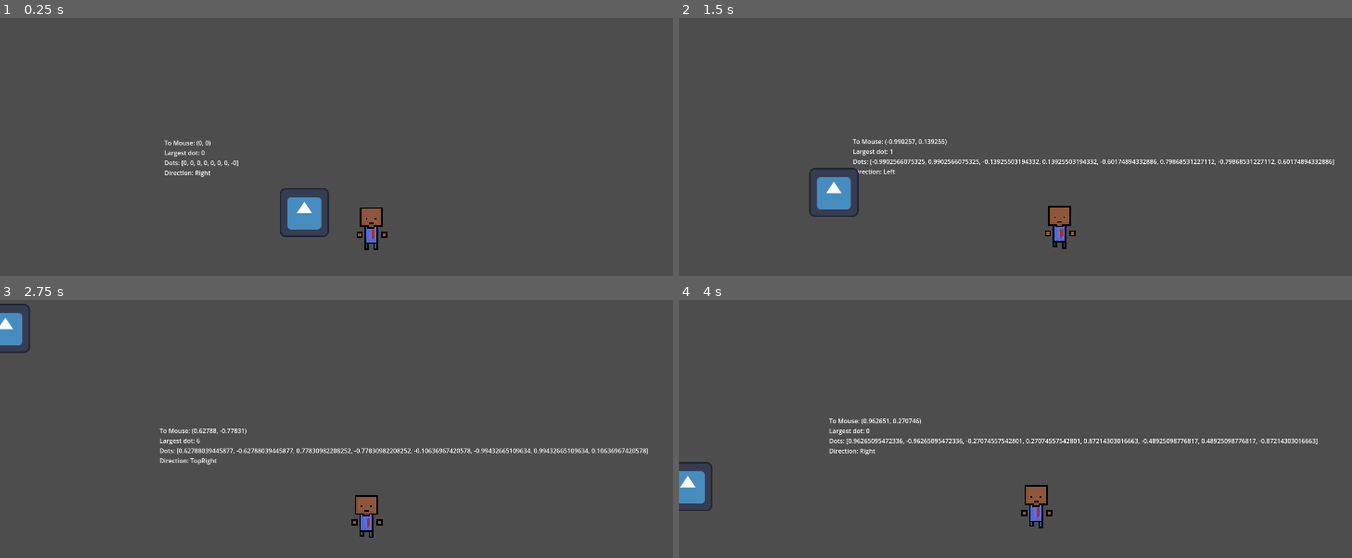
Above: before the commit, frames 1-4 (two rows, left to right).
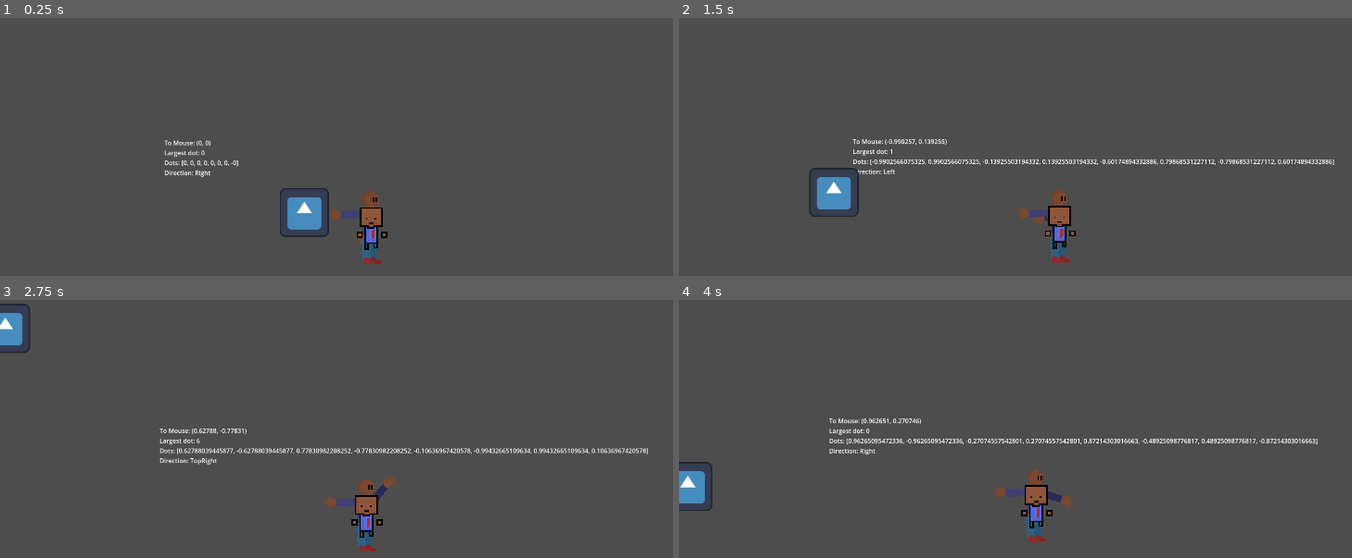
Above: after the commit, the same moments.

Repository: KarumGhag/Hitman-5
Game: Godot game, scene res://World/world.tscn
The game is run twice, just before and just after one commit, with the same random seed, the same clock (stepped at 60 frames per second) and the same inputs. The engine's default icon, where the game draws it, is replaced by a stand-in: a white triangle on a blue panel in a dark square.
Inputs (mouse positions are in pixels of both pictures, inside the frame that each line leads up to):
- Up to frame 1 (0.25 s): no input
- Up to frame 2 (1.5 s): tap Enter at 0.5 s; move the mouse to (1210, 203) at 0.52 s; hold D (right) 0.53-1.28 s; move the mouse to (901, 247) at 1.27 s; hold S (down) from 1.28 s (still down)
- Up to frame 3 (2.75 s): move the mouse to (444, 416) at 2.02 s; release S (down) at 2.03 s; hold D (right) from 2.03 s (still down)
- Up to frame 4 (4 s): move the mouse to (outside the picture) at 2.77 s; release D (right) at 2.78 s; hold W (up) 2.78-3.53 s; tap Space at 3.5 s; move the mouse to (outside the picture) at 3.52 s; hold A (left) from 3.53 s (still down)

The runs differ from the first frame. In frame 1, 0.5% of the frame differs, in the area x 48-57%, y 67-96%; in frame 2, 0.5%; in frame 3, 0.5%; in frame 4, 0.5%, in the area x 46-59%, y 65-94%.

Commit message:
small changes

Diff:
--- a/Player/player.gd
+++ b/Player/player.gd
@@ -14,7 +14,6 @@
 
 @export_subgroup("Visuals")
 @export var animator : AnimationPlayer
-@export var otherAnimator : AnimationPlayer
 
 @export_subgroup("Bones")
 @export var skeleton : Skeleton2D
@@ -54,18 +53,10 @@
 	rightArm.look_at(get_global_mouse_position())
 
 	if direction:
-		animator.play("Walk")
-		otherAnimator.play("FrontWalk")
+		animator.play("FrontWalk")
 
 	else:
 		animator.play("Idle")
-		otherAnimator.play("Idle")
-
-
-	if get_global_mouse_position().x < global_position.x:
-		skeleton.scale.x = -1
-	else:
-		skeleton.scale.x = 1
 
 
 	directionToMouse = (global_position.direction_to(mousePosition)).normalized()
--- a/Player/player.tscn
+++ b/Player/player.tscn
@@ -143,11 +143,10 @@
 "Idle": SubResource("Animation_n00ok")
 }
 
-[node name="Player" type="CharacterBody2D" node_paths=PackedStringArray("animator", "otherAnimator", "skeleton", "rightArm", "debugText") groups=["Player"]]
+[node name="Player" type="CharacterBody2D" node_paths=PackedStringArray("animator", "skeleton", "rightArm", "debugText") groups=["Player"]]
 script = ExtResource("1_bvebw")
 accel = 0.25
 animator = NodePath("AnimationPlayer")
-otherAnimator = NodePath("OtherSprite/AnimationPlayer")
 skeleton = NodePath("CharacterSprite/BodySkeleton")
 rightArm = NodePath("CharacterSprite/BodySkeleton/Torso/RightArm")
 debugText = NodePath("Debug")
@@ -158,7 +157,6 @@
 shape = SubResource("RectangleShape2D_gfpsm")
 
 [node name="CharacterSprite" type="Sprite2D" parent="."]
-visible = false
 
 [node name="BodyParts" type="Node2D" parent="CharacterSprite"]
 
